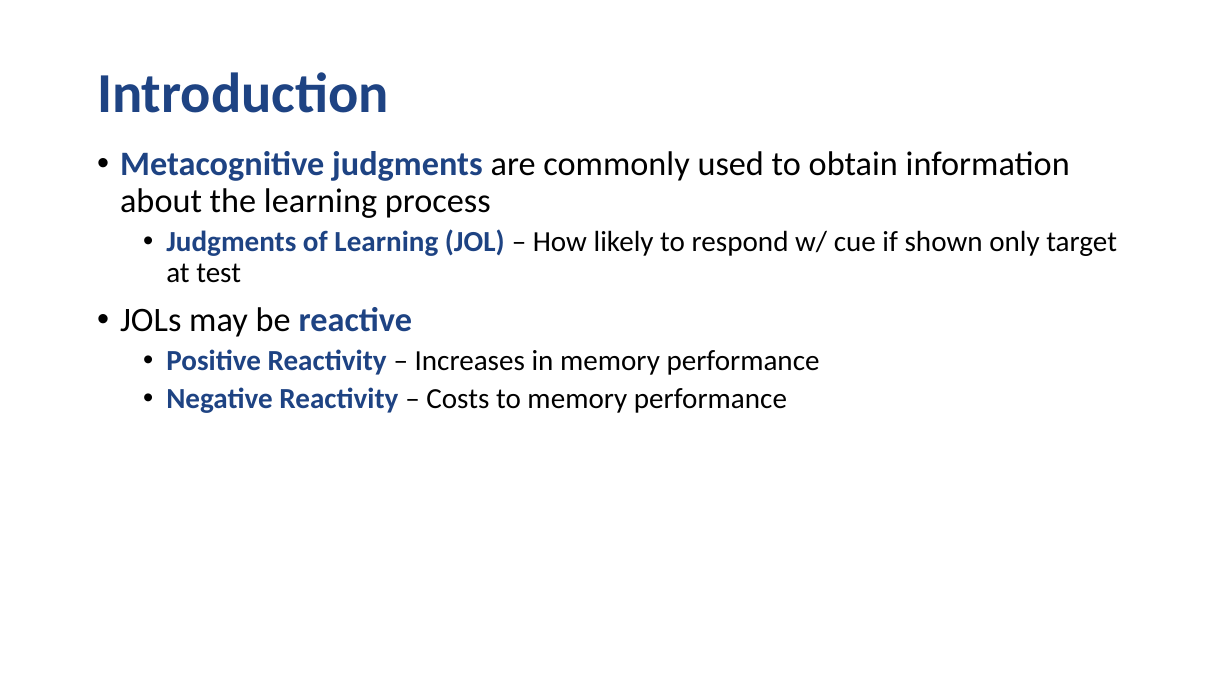
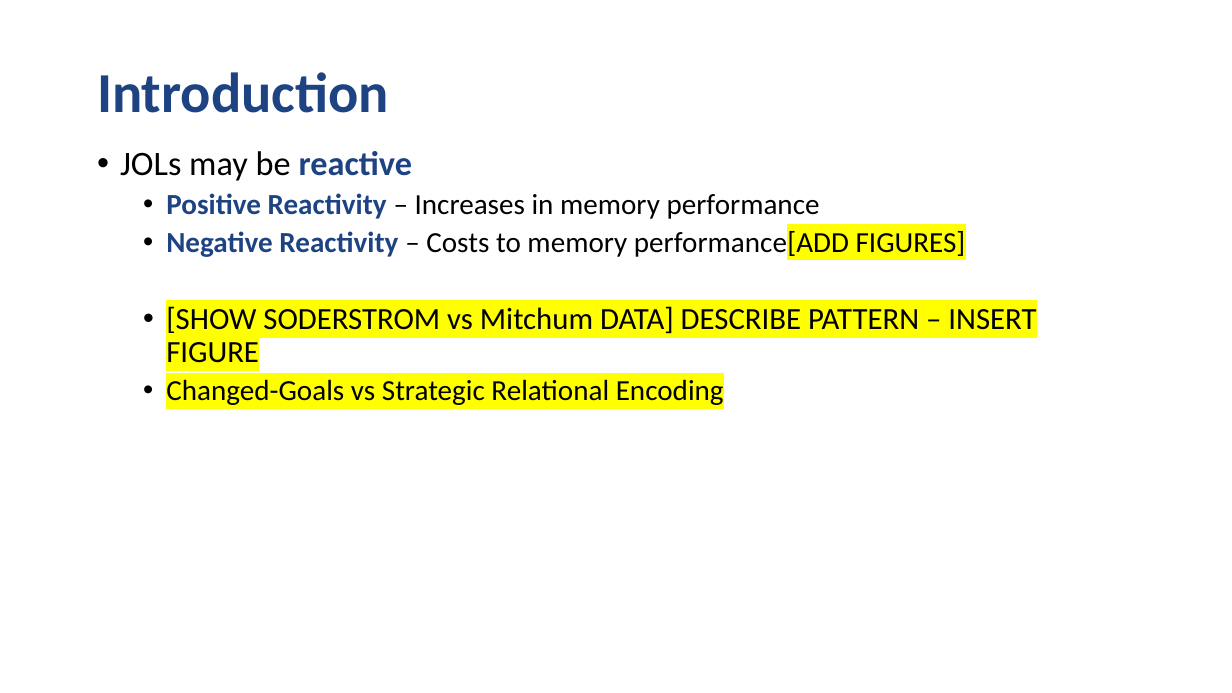
Before and after one commit to npm27/JOL-Reactivity-1, a slide deck: slide 2 of 6 Presentations/JOL Reactivity.pptx. Drawn at 1232x693 pixels with LibreOffice and Linux fonts; fonts in the diff are those of the drawing. Boxes give left, top, right and bottom in pixels: in the first picture for what was removed or moved away, otherwise in the second. Text is boxed around its words. In the diff, an @@ line names an element or a change of style, - is before the commit and + after.

```diff
--- a/6 Presentations/JOL Reactivity.pptx
+++ b/6 Presentations/JOL Reactivity.pptx
@@ text at box(120, 151, 1117, 283): paragraphs removed @@
-• Metacognitive judgments are commonly used to obtain information about the learning process
-  • Judgments of Learning (JOL) – How likely to respond w/ cue if shown only target at test
@@ text at box(166, 228, 1036, 405): text changed @@
-  • Negative Reactivity – Costs to memory performance
+  • Negative Reactivity – Costs to memory performance[ADD FIGURES]
+  • [SHOW SODERSTROM vs Mitchum DATA] DESCRIBE PATTERN – INSERT FIGURE
+  • Changed-Goals vs Strategic Relational Encoding
```
Also in this commit, not shown: 2 other slides changed, 2 slides added, 3 slides removed.
